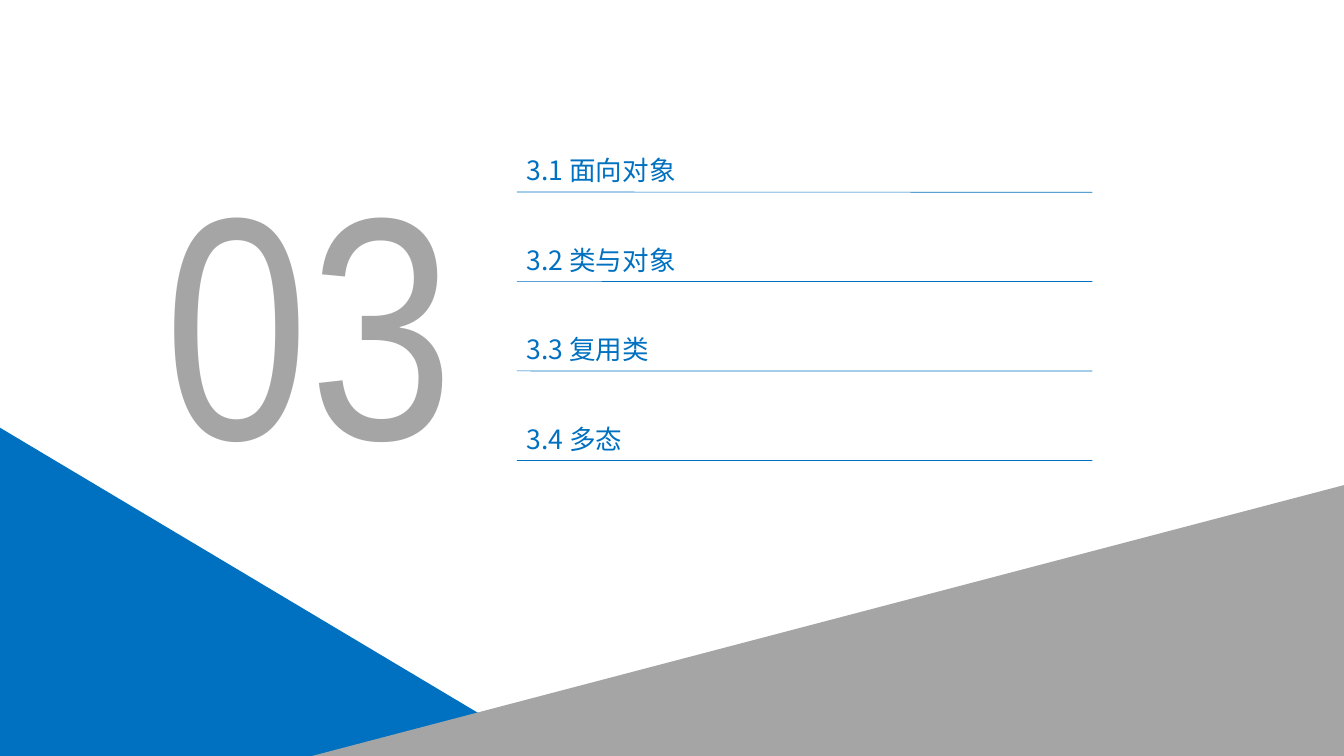
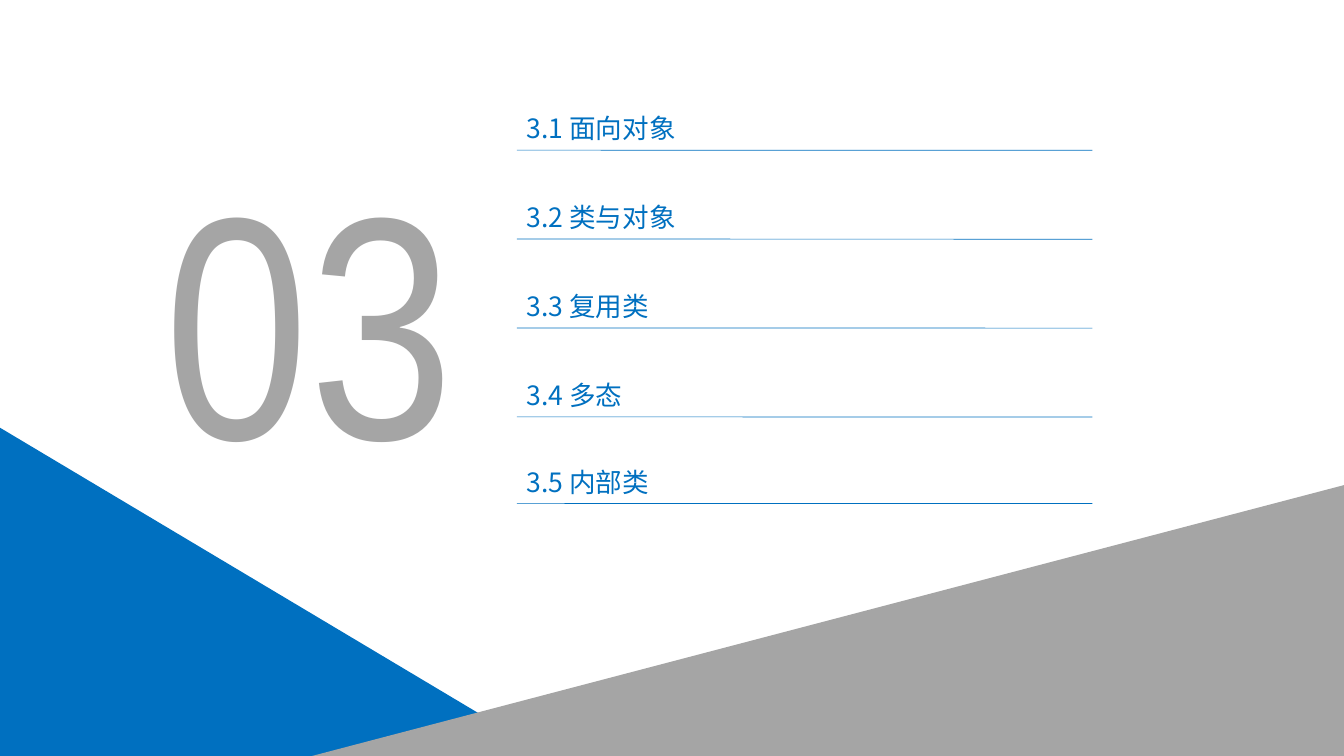
Before and after one commit to leonliu06/JavaTrainning, a slide deck: slide 21 of Java基础培训.pptx. Drawn at 1344x756 pixels with LibreOffice and Linux fonts; fonts in the diff are those of the drawing. Boxes give left, top, right and bottom in pixels: in the first picture for what was removed or moved away, otherwise in the second. Text is boxed around its words. In the diff, an @@ line names an element or a change of style, - is before the commit and + after.

```diff
--- a/Java基础培训.pptx
+++ b/Java基础培训.pptx
@@ 3 texts, 2 lines: place and size @@
-3 texts, 2 lines at box(517, 157, 1093, 361)
+3 texts, 2 lines at box(517, 115, 1093, 318)
@@ 2 lines, 1 text: place and size @@
-2 lines, 1 text at box(517, 371, 1093, 461)
+2 lines, 1 text at box(517, 328, 1093, 417)
@@ text added at box(526, 469, 649, 495), 20 pt, text #0070C0 @@
+3.5 内部类
@@ line added from (517, 504) to (1093, 504), #0070C0 0.5 pt @@
```
Also in this commit, not shown: 6 other slides changed, 19 slides added, 3 slides removed, 26 other files.
